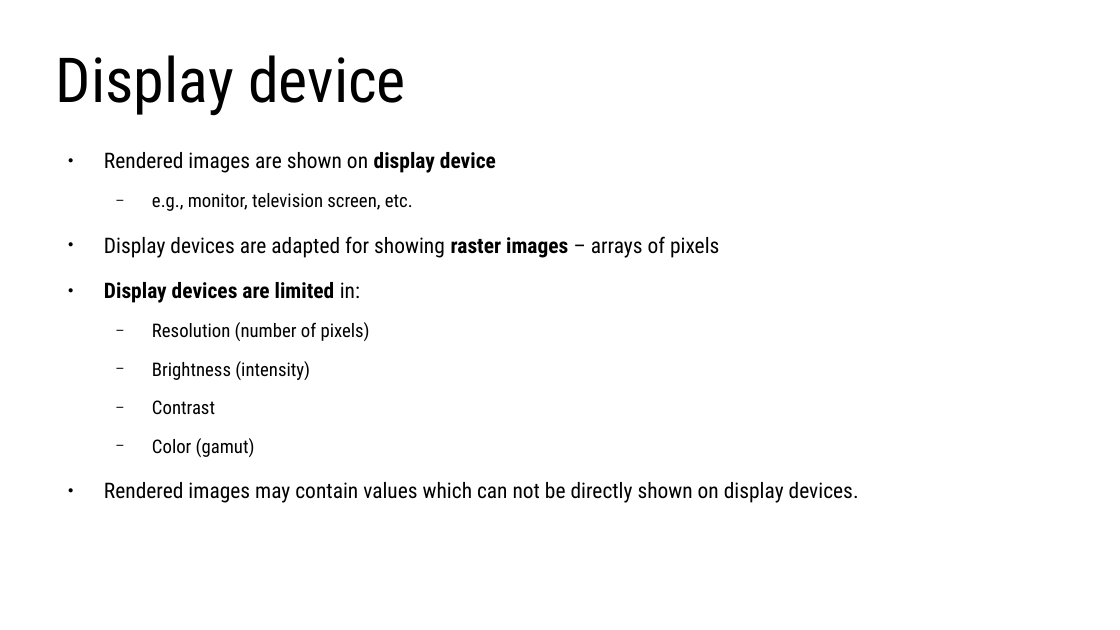
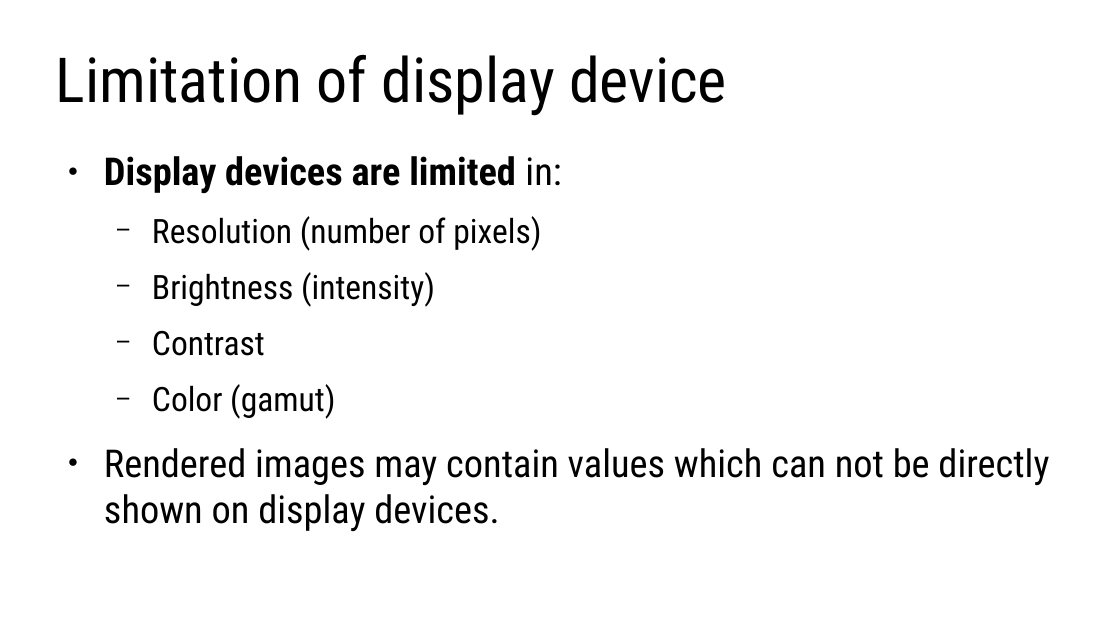
Before and after one commit to lorentzo/IntroductionToComputerGraphics, a slide deck: slide 26 of lectures/5_foundations_image_postprocessing/5_1_images.odp (slide 2 before the commit). Drawn at 1120x630 pixels with LibreOffice and Linux fonts; fonts in the diff are those of the drawing. Boxes give left, top, right and bottom in pixels: in the first picture for what was removed or moved away, otherwise in the second. Text is boxed around its words. In the diff, an @@ line names an element or a change of style, - is before the commit and + after.

Commit message:
images, refactoring, ehnancing

```diff
--- a/lectures/5_foundations_image_postprocessing/5_1_images.odp
+++ b/lectures/5_foundations_image_postprocessing/5_1_images.odp
@@ title at (56, 55, 727, 116): text changed @@
-Display device
+Limitation of display device
@@ text "Display devices are limited in:" at (104, 156, 1049, 531): size 15.2 to 27.2 pt in "Display devices are limited in:", "Rendered images may contain values which can ..."; size 13.3 to 23.8 pt in "Resolution (number of pixels)", "Brightness (intensity)", "Contrast", "Color (gamut)" @@
@@ text at (104, 152, 719, 258): paragraphs removed @@
-● Rendered images are shown on display device
-  − e.g., monitor, television screen, etc.
-● Display devices are adapted for showing raster images – arrays of pixels
```
Also in this commit, not shown: 7 other slides changed, 18 slides added, 4 slides removed, 6 other files.
